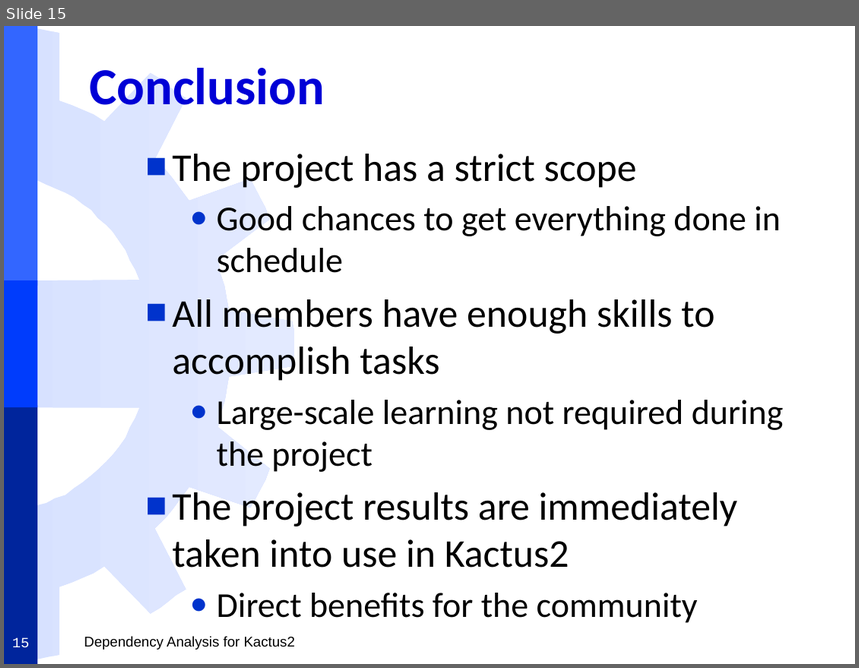
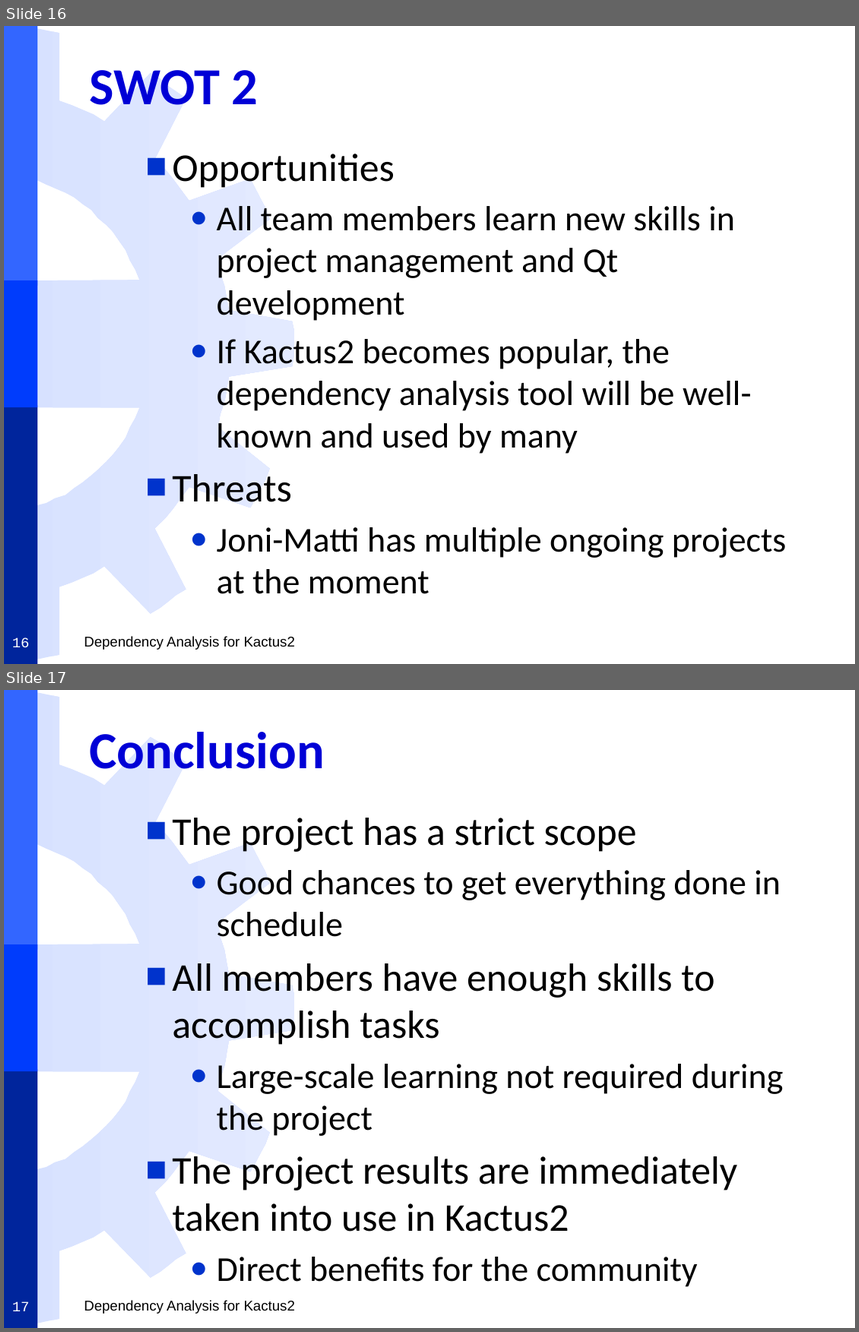
Before and after one commit to darwinbeing/kactus2all, a slide deck: Administrative/Project Plan Slides.pptx. Shown one above the other, each under a label of ours: slide 15 before the commit, slides 16 and 17 after it. The pictures are 859x668 and 859x1332 pixels, drawn with LibreOffice and Linux fonts; fonts in the diff are those of the drawing; background and template pictures are left out. Boxes give left, top, right and bottom in pixels: in the first picture for what was removed or moved away, otherwise in the second. Text is boxed around its words. In the diff, an @@ line names an element or a change of style, - is before the commit and + after.

Commit message:
Updated the project plan slides.

```diff
--- a/Administrative/Project Plan Slides.pptx
+++ b/Administrative/Project Plan Slides.pptx
@@ slide 16 added at [4,26,855,664], background #FFFFFF; not listed: 5 template elements that a slide beside it also shows @@
@@ title added at [90,70,259,105], 44 pt, text #0000D6, bold @@
+SWOT 2
@@ text added at [172,154,786,594], 29.6 pt, text #000000 @@
+■ Opportunities
+  ● All team members learn new skills in project management and Qt development
+  ● If Kactus2 becomes popular, the dependency analysis tool will be well-known and used by many
+■ Threats
+  ● Joni-Matti has multiple ongoing projects at the moment
@@ page number added at [12,638,29,648], 12 pt, text #FFFFFF @@
+16
@@ what was slide 15 is now slide 17 @@
@@ page number at [12,1302,29,1312]: text changed @@
-15
+17
```
Also in this commit, not shown: 1 slide changed, 1 other slide added.
